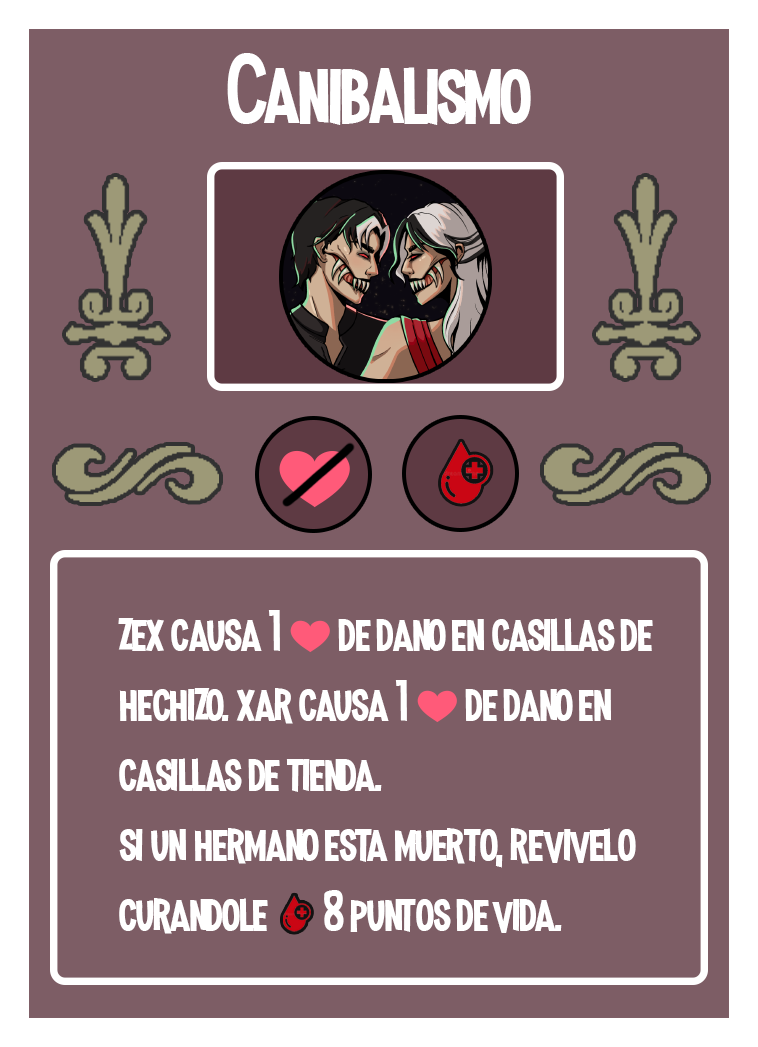
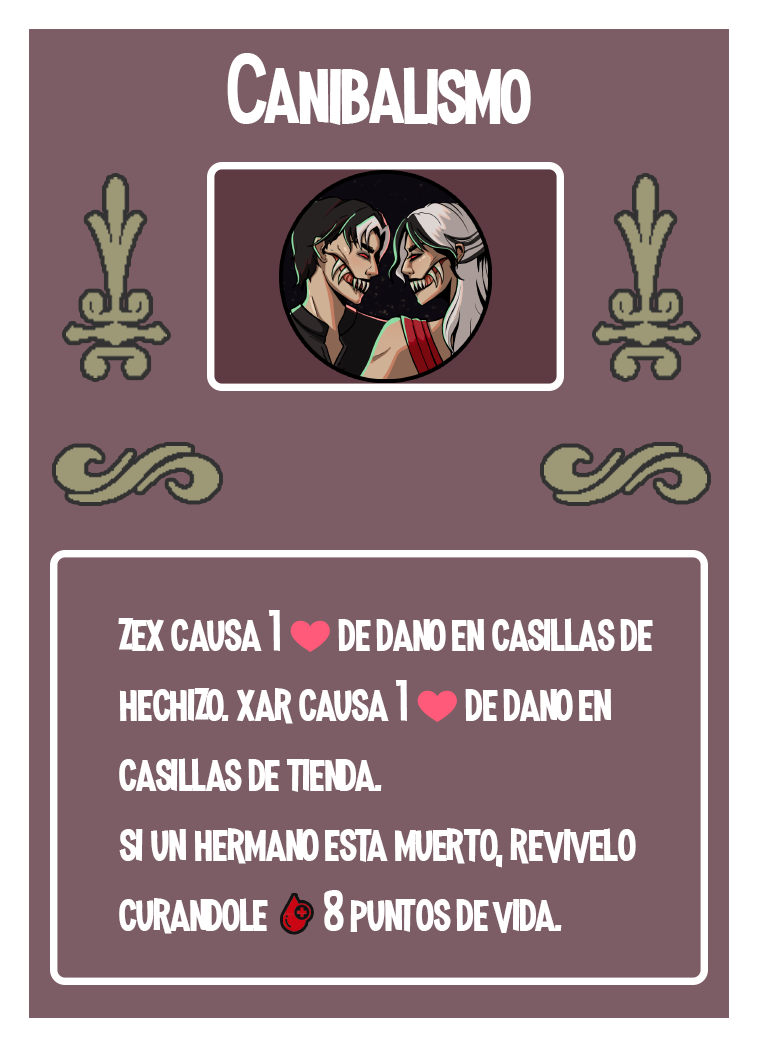
Layered file, before and after one edit (758x1047). Changes by layer:
removed layer "Capa 8" over [left=441, top=441, right=491, bottom=504]
removed layer "Elipse 1 copia" (1st of 2) over [left=406, top=419, right=515, bottom=528]
removed layer "Capa 7" over [left=279, top=441, right=356, bottom=508]
removed layer "Elipse 1 copia" (2nd of 2) over [left=259, top=420, right=368, bottom=529]